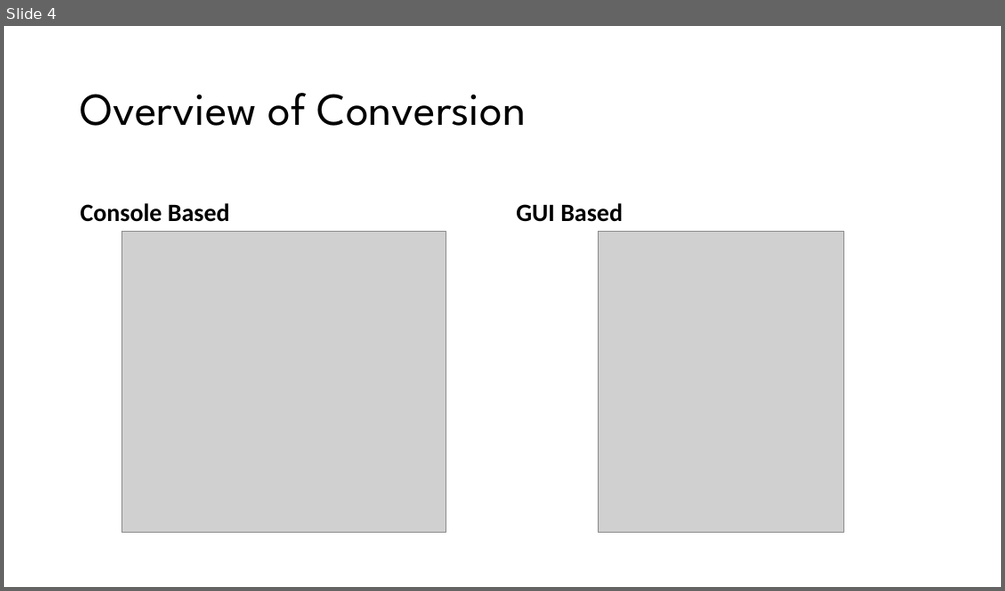
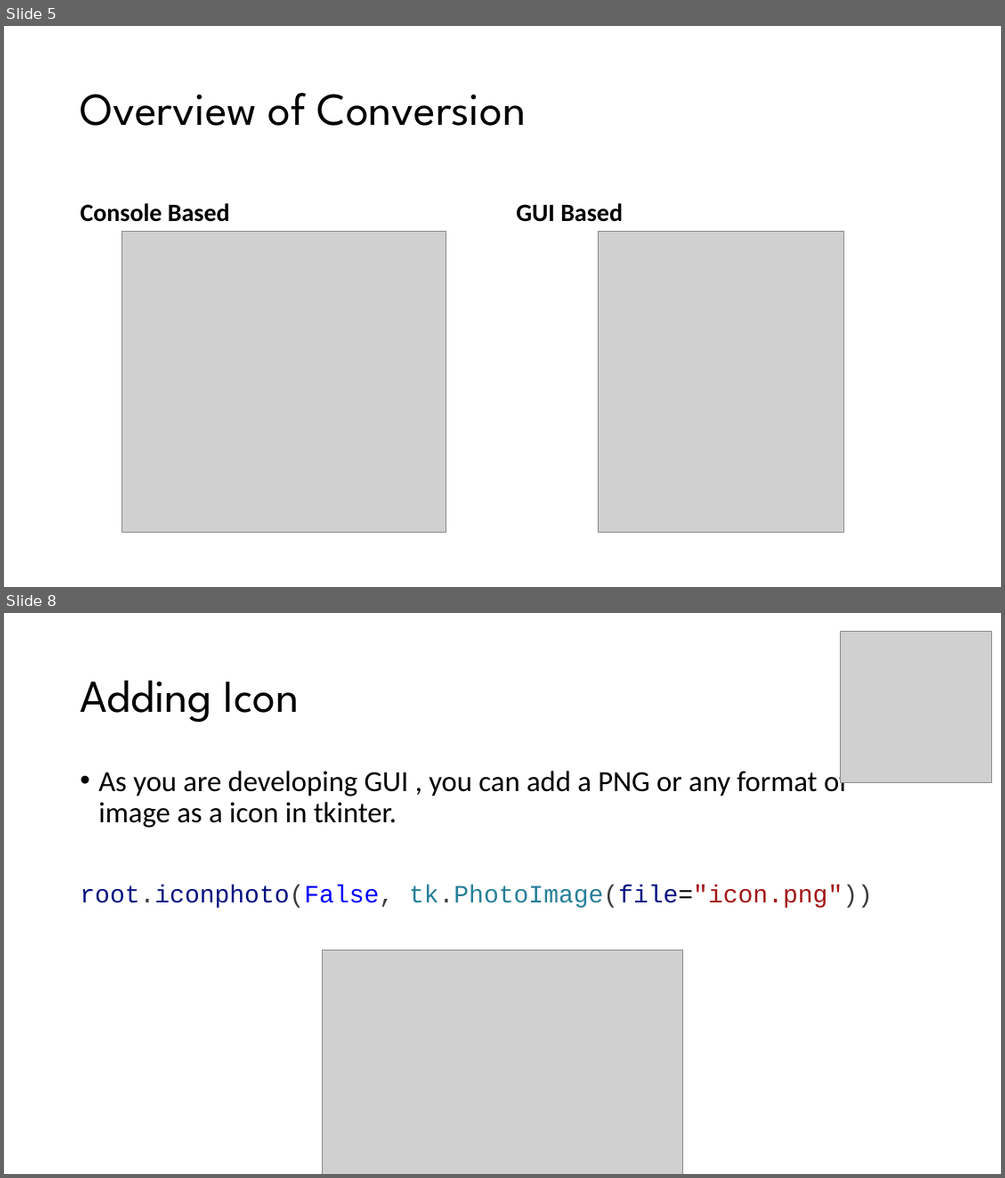
Before and after one commit to RKS200/Grade-Predictor, a slide deck: presentation.pptx. Shown one above the other, each under a label of ours: slide 4 before the commit, slides 5 and 8 after it; the slides between them are not shown. The pictures are 1005x591 and 1005x1178 pixels, drawn with LibreOffice and Linux fonts; fonts in the diff are those of the drawing; grey boxes stand for pictures. Boxes give left, top, right and bottom in pixels: in the first picture for what was removed or moved away, otherwise in the second. Text is boxed around its words. In the diff, an @@ line names an element or a change of style, - is before the commit and + after.

```diff
--- a/presentation.pptx
+++ b/presentation.pptx
@@ slide 8 added at box(4, 613, 1001, 1174), background #FFFFFF @@
@@ picture added at box(840, 631, 991, 782) @@
@@ title added at box(80, 680, 299, 722), 44 pt, text #000000 @@
+Adding Icon
@@ text added at box(80, 767, 873, 908), 28 pt, text #000000 @@
+• As you are developing GUI , you can add a PNG or any format of image as a icon in tkinter.
+root.iconphoto(False, tk.PhotoImage(file="icon.png"))
@@ picture added at box(323, 949, 682, 1174) @@
@@ what was slide 4 is now slide 5 @@
```
Also in this commit, not shown: 23 other slides added, 1 slide removed.
